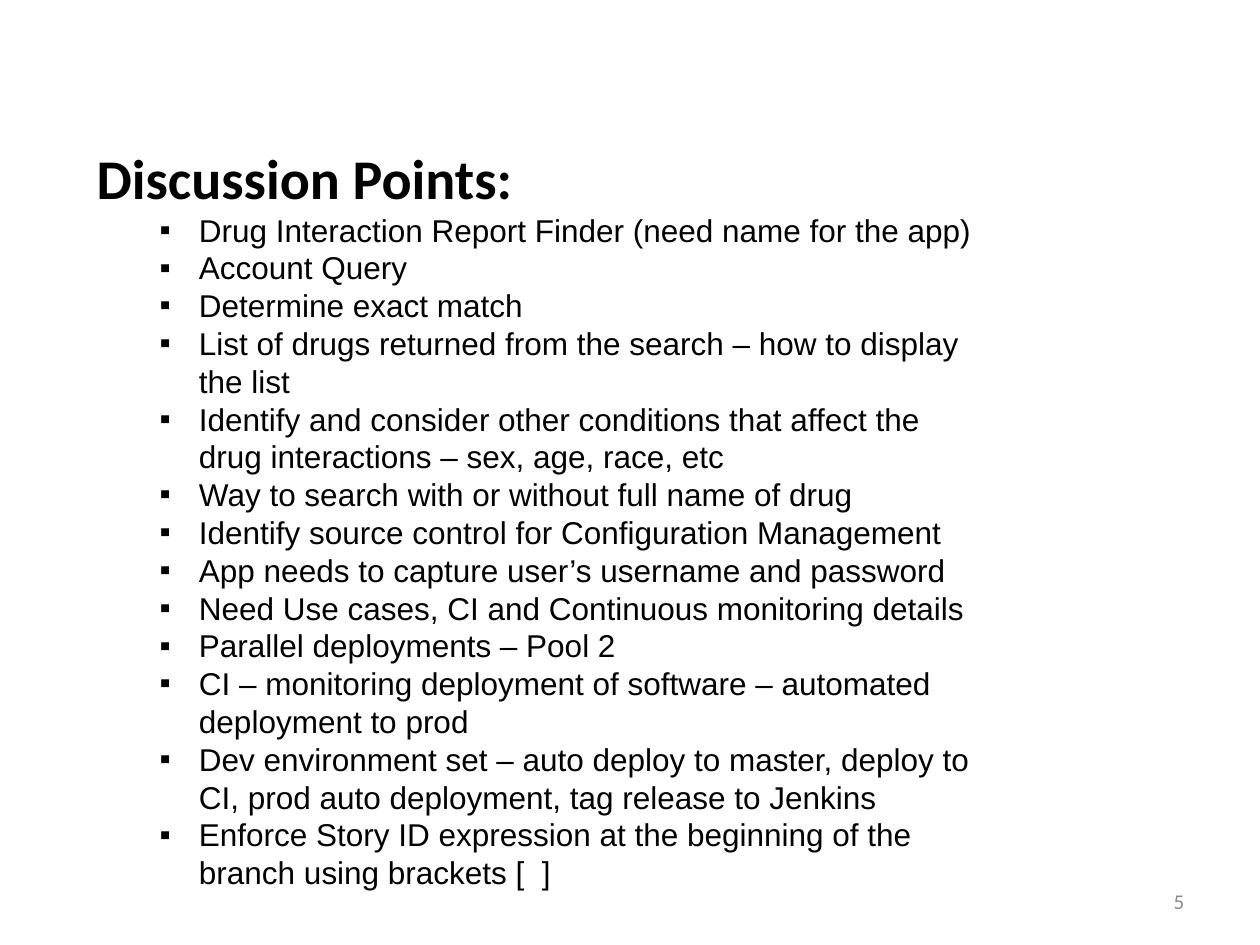
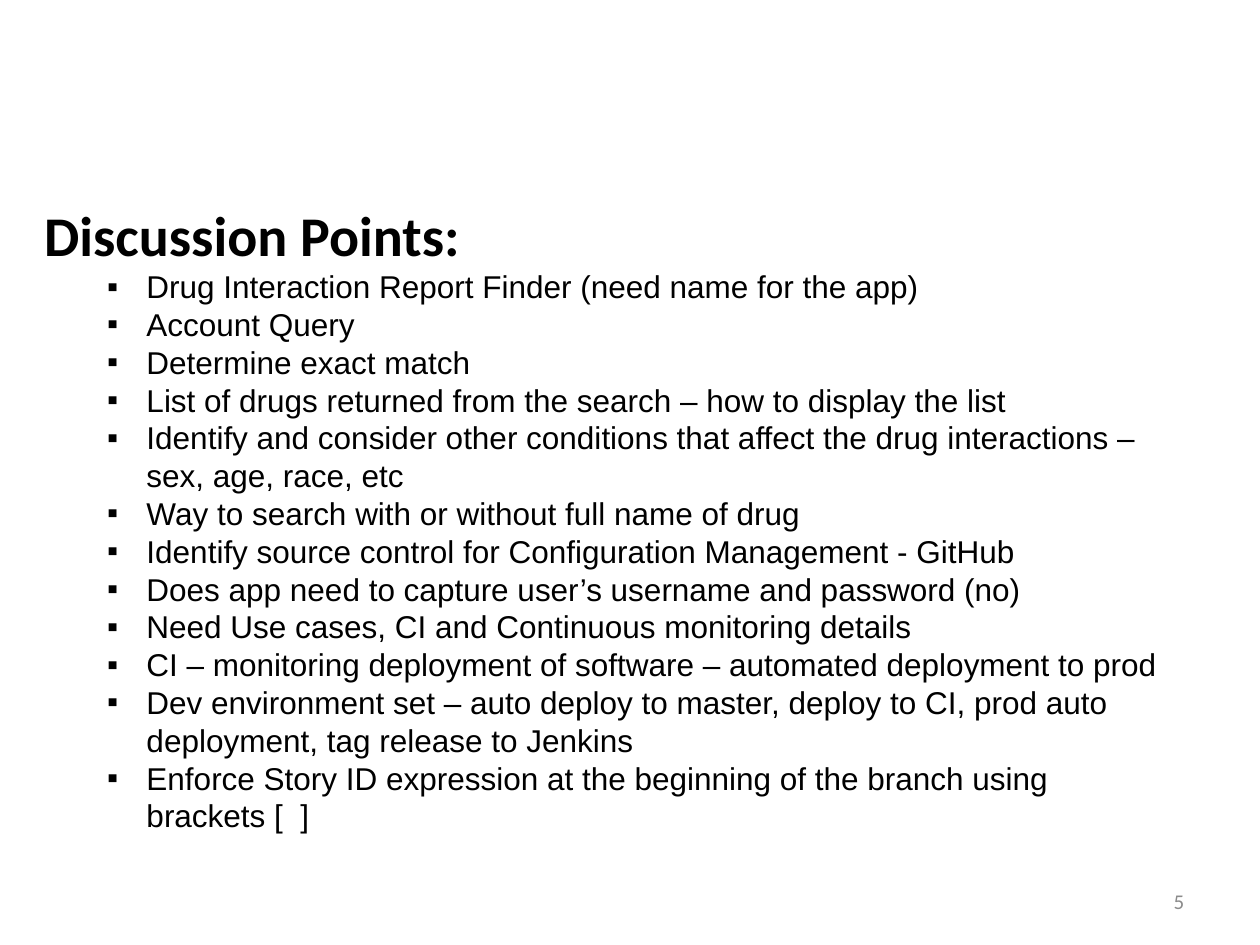
Before and after one commit to Geocent/18f-prototype, a slide deck: slide 5 of docs/scrum/sprint1/Sprint 1 Planning.pptx. Drawn at 1260x945 pixels with LibreOffice and Linux fonts; fonts in the diff are those of the drawing; background and template pictures are left out. Boxes give left, top, right and bottom in pixels: in the first picture for what was removed or moved away, otherwise in the second. Text is boxed around its words. In the diff, an @@ line names an element or a change of style, - is before the commit and + after.

```diff
--- a/docs/scrum/sprint1/Sprint 1 Planning.pptx
+++ b/docs/scrum/sprint1/Sprint 1 Planning.pptx
@@ text "Discussion Points:": place and size @@
-text "Discussion Points:" at (97,159,971,890)
+text "Discussion Points:" at (44,216,1156,828)
@@ text at (146,540,1020,607): text changed @@
-  ▪ Identify source control for Configuration Management
-  ▪ App needs to capture user’s username and password
+  ▪ Identify source control for Configuration Management - GitHub
+  ▪ Does app need to capture user’s username and password (no)
@@ text at (199,634,616,663): paragraph removed @@
-  ▪ Parallel deployments – Pool 2
```
Also in this commit, not shown: 3 other files.
